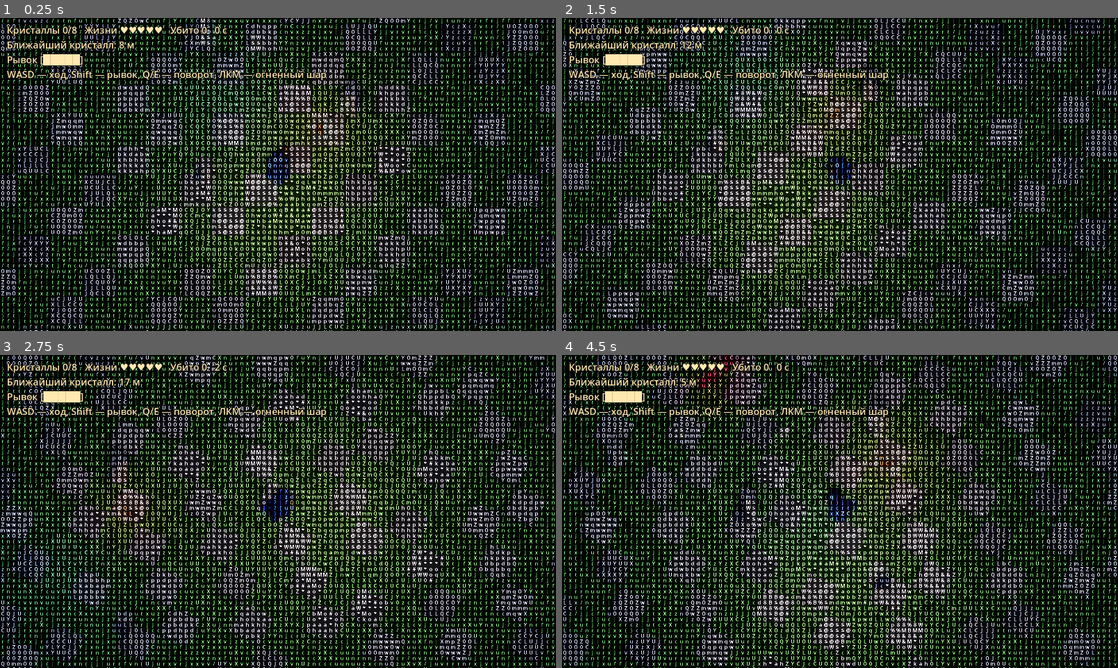
Above: before the commit, frames 1-4 (two rows, left to right).
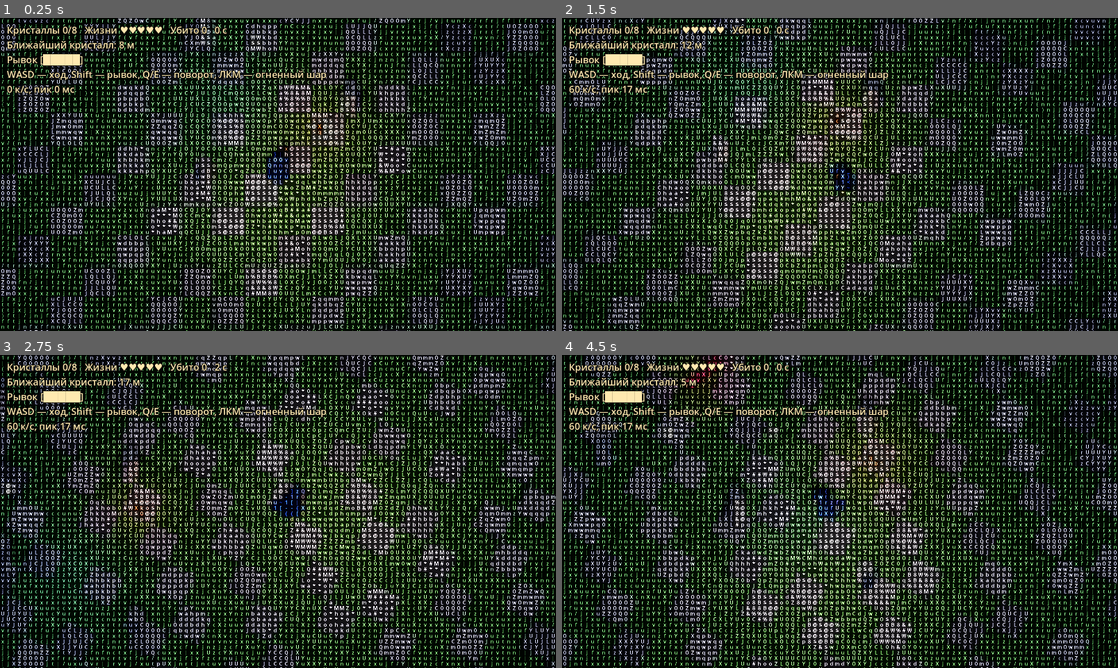
Above: after the commit, the same moments.

Repository: arteick/proxy-test
Game: Godot game, scene res://main.tscn
The game is run twice, just before and just after one commit, with the same random seed, the same clock (stepped at 60 frames per second) and the same inputs.
Inputs (mouse positions are in pixels of both pictures, inside the frame that each line leads up to):
- Up to frame 1 (0.25 s): no input
- Up to frame 2 (1.5 s): tap Enter at 0.5 s; move the mouse to (962, 158) at 0.52 s; hold D 0.53-1.28 s; tap R at 0.6 s; click (962, 158) at 0.67 s; move the mouse to (728, 190) at 1.27 s; hold S from 1.28 s (still down); tap Q at 1.35 s
- Up to frame 3 (2.75 s): move the mouse to (333, 442) at 2.02 s; release S at 2.03 s; hold D from 2.03 s (still down); hold E from 2.03 s (still down)
- Up to frame 4 (4.5 s): move the mouse to (812, 574) at 2.77 s; release D at 2.78 s; release E at 2.78 s; hold W 2.78-3.53 s; tap Shift at 2.85 s; click (812, 574) at 2.92 s; move the mouse to (1006, 558) at 3.52 s; hold A from 3.53 s (still down); tap R at 3.6 s; move the mouse to (673, 464) at 4.27 s; tap Q at 4.35 s

The runs differ from the first frame. In frame 1, 0.2% of the frame differs, in the area x 1-52%, y 21-45%; in frame 2, 25%; in frame 3, 26%; in frame 4, 27%, in the area x 0-100%, y 0-100%.

Commit message:
Чат: фикс теней (ошибка каждый кадр), плавная камера с тряской, счётчик кадров
Co-Authored-By: Claude Sonnet 5.5 <noreply@anthropic.com>
Claude-Session: https://claude.ai/code/session_01RHGXGBSXwUxnRMxh3B3HNY

Diff:
--- /dev/null
+++ b/godot/scripts/camfx.gd
@@ -0,0 +1,22 @@
+# Камера для зрелищности: плавное следование за героем и тряска от взрывов и ударов (логика без сцены, тестируется headless).
+
+const FOLLOW := 6.0 # скорость догоняния героя, 1/с
+const SHAKE_DECAY := 3.0 # затухание тряски, 1/с
+const SHAKE_MAX := 0.35 # предел смещения камеры, м
+
+var focus := Vector3.ZERO
+var shake := 0.0
+
+func snap(p: Vector3) -> void:
+	focus = p
+	shake = 0.0
+
+func kick(power: float) -> void:
+	shake = minf(shake + power, 1.0)
+
+# Возвращает точку, на которую смотрит камера; t — время для фазы тряски.
+func update(target: Vector3, dt: float, t: float) -> Vector3:
+	focus = focus.lerp(target, minf(1.0, dt * FOLLOW))
+	shake = maxf(0.0, shake - dt * SHAKE_DECAY)
+	var s := shake * shake * SHAKE_MAX
+	return focus + Vector3(sin(t * 53.0), 0.0, cos(t * 47.0)) * s
--- a/godot/scripts/lighting.gd
+++ b/godot/scripts/lighting.gd
@@ -31,7 +31,6 @@
 	key.light_energy = KEY_ENERGY
 	key.omni_attenuation = 1.4
 	key.shadow_enabled = true
-	key.omni_shadow_mode = OmniLight3D.SHADOW_DUAL_PARABOLOID # 2 прохода теней вместо 6 у куба — заметно легче в браузере
 	add_child(key)
 	var rim := OmniLight3D.new()
 	rim.light_color = Color("5aa0ff")
--- /dev/null
+++ b/godot/scripts/perf.gd
@@ -0,0 +1,24 @@
+# Счётчик кадров для HUD: FPS и худший кадр за окно (видно, где именно игра замирает).
+
+const WINDOW := 1.0
+
+var frames := 0
+var acc := 0.0
+var worst := 0.0
+var fps := 0
+var peak_ms := 0
+
+# delta — реальное время кадра (до ограничения dt).
+func update(delta: float) -> void:
+	frames += 1
+	acc += delta
+	worst = maxf(worst, delta)
+	if acc >= WINDOW:
+		fps = roundi(frames / acc)
+		peak_ms = roundi(worst * 1000.0)
+		frames = 0
+		acc = 0.0
+		worst = 0.0
+
+func text() -> String:
+	return "%d к/с, пик %d мс" % [fps, peak_ms]
--- a/godot/scripts/world.gd
+++ b/godot/scripts/world.gd
@@ -11,6 +11,8 @@
 const Dash = preload("res://scripts/dash.gd")
 const Campfire = preload("res://scripts/campfire.gd")
 const Prewarm = preload("res://scripts/prewarm.gd")
+const Camfx = preload("res://scripts/camfx.gd")
+const Perf = preload("res://scripts/perf.gd")
 # Сцена целиком в коде: колонны, персонаж, свет, камера и ASCII-постобработка.
 
 const FAR := 60.0
@@ -41,6 +43,8 @@
 var fire_node: Node3D
 var warm: Node3D
 var warm_frames := Prewarm.FRAMES
+var camfx := Camfx.new()
+var perf := Perf.new()
 
 func _ready() -> void:
 	colliders = Level.build(self) + Level.build_ruins(self)
@@ -65,6 +69,7 @@
 	add_child(layer)
 	warm = Prewarm.make_node(hero)
 	_new_game()
+	camfx.snap(hero.position)
 
 func _new_game() -> void:
 	for n in crystal_nodes + enemy_nodes + dead_nodes:
@@ -73,6 +78,7 @@
 	game = Game.new(run_seed)
 	run_seed += 1
 	hero.position = Vector3.ZERO
+	camfx.snap(hero.position)
 	dash = Dash.new()
 	crystal_nodes = Actors.spawn_crystals(self, game.crystals)
 	enemy_nodes = Actors.spawn_enemies(self, game.enemies)
@@ -85,6 +91,7 @@
 		dead_nodes.append(enemy_nodes[i])
 		enemy_nodes.remove_at(i)
 		light.flash()
+		camfx.kick(0.5)
 
 func _unhandled_key_input(e: InputEvent) -> void:
 	if e is InputEventKey and e.pressed and e.physical_keycode == KEY_R:
@@ -116,12 +123,14 @@
 		enemy_nodes[i].scale = Vector3.ONE * marker
 	if ev.has("hurt"):
 		light.flash()
-	var txt := Hud.text(game, hero.position, dash.charge())
+		camfx.kick(0.8)
+	var txt := Hud.text(game, hero.position, dash.charge()) + "\n" + perf.text()
 	if txt != last_hud: # Label пересчитывает раскладку при каждой записи текста
 		last_hud = txt
 		hud.text = txt
 
 func _process(delta: float) -> void:
+	perf.update(delta)
 	var dt := minf(delta, 0.05) # просадка кадра не должна растягиваться в рывок через стены и шары
 	t += dt
 	if warm:
@@ -154,7 +163,8 @@
 	var base := hero.position
 	var m := get_viewport().get_mouse_position() / Vector2(get_viewport().get_visible_rect().size)
 	light.follow(base, m, t, dt)
-	cam.position = Move.top_down_cam(base, yaw, zoom)
-	cam.look_at(base)
+	var look := camfx.update(base, dt, t)
+	cam.position = Move.top_down_cam(look, yaw, zoom)
+	cam.look_at(look)
 	hero.scale = Vector3.ONE * marker
 	_update_game(dt)
--- a/godot/tests/run.gd
+++ b/godot/tests/run.gd
@@ -4,6 +4,8 @@
 const Game = preload("res://scripts/game.gd")
 const Hero = preload("res://scripts/hero.gd")
 const Hud = preload("res://scripts/hud.gd")
+const Camfx = preload("res://scripts/camfx.gd")
+const Perf = preload("res://scripts/perf.gd")
 const Level = preload("res://scripts/level.gd")
 const Actors = preload("res://scripts/actors.gd")
 const Fireball = preload("res://scripts/fireball.gd")
@@ -211,6 +213,26 @@
 			rose = rose and cf.smoke_pos().y <= Campfire.SMOKE_BASE_Y + Campfire.SMOKE_RISE + 0.001
 	check(seen > 0 and seen < 400 and rose, "костёр: дым по одной частице, не выше одного символа")
 	check(Campfire.new().smoke_pos() == null and Campfire.new().smoke_alpha() == 0.0, "костёр: сначала дыма нет")
+	var cx := Camfx.new()
+	var cx_goal := Vector3(10, 0, 0)
+	var cx_look := cx.update(cx_goal, 0.016, 0.0)
+	check(cx_look.x > 0.0 and cx_look.x < 10.0, "камера: плавно догоняет героя")
+	for k in 300:
+		cx_look = cx.update(cx_goal, 0.016, 0.0)
+	check(cx_look.distance_to(cx_goal) < 0.01, "камера: догнала героя")
+	cx.kick(5.0)
+	check(cx.shake == 1.0, "камера: тряска ограничена")
+	var cx_off := cx.update(cx_goal, 0.016, 0.3).distance_to(cx_goal)
+	check(cx_off > 0.0 and cx_off <= Camfx.SHAKE_MAX, "камера: тряска смещает не дальше предела")
+	for k in 100:
+		cx.update(cx_goal, 0.016, 0.3)
+	check(cx.shake == 0.0, "камера: тряска затухает")
+	cx.snap(Vector3.ZERO)
+	check(cx.focus == Vector3.ZERO, "камера: snap")
+	var pf := Perf.new()
+	for k in 60:
+		pf.update(0.016 if k != 10 else 0.2)
+	check(pf.peak_ms == 200 and pf.fps > 0 and pf.text().contains("200 мс"), "счётчик кадров: пик и fps за окно")
 	var pw := Prewarm.chars()
 	var covered := true
 	for c in Explosion.CHARS + Trail.CHARS + Campfire.SMOKE_CHARS + Campfire.ROW_CHARS[0] + Campfire.ROW_CHARS[3]:
Not shown, changed: docs/MEMORY.md
Not shown, changed: docs/PROGRESS.md
Not shown, added: docs/chat/20261026-044757-swyb.md
